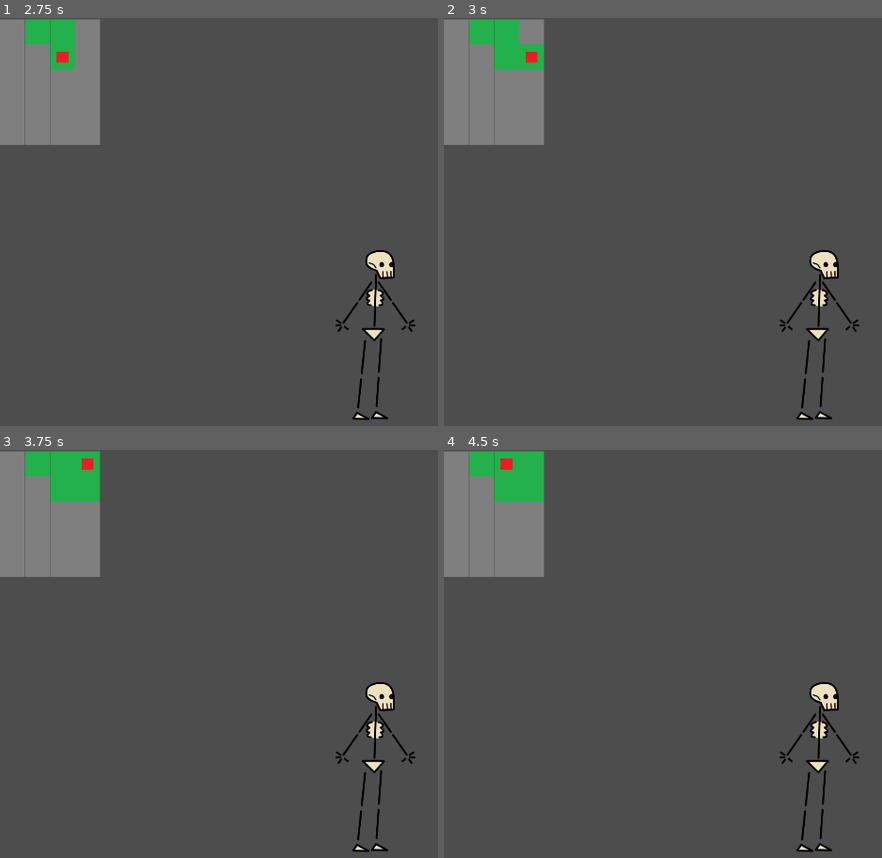
Above: before the commit, frames 1-4 (two rows, left to right).
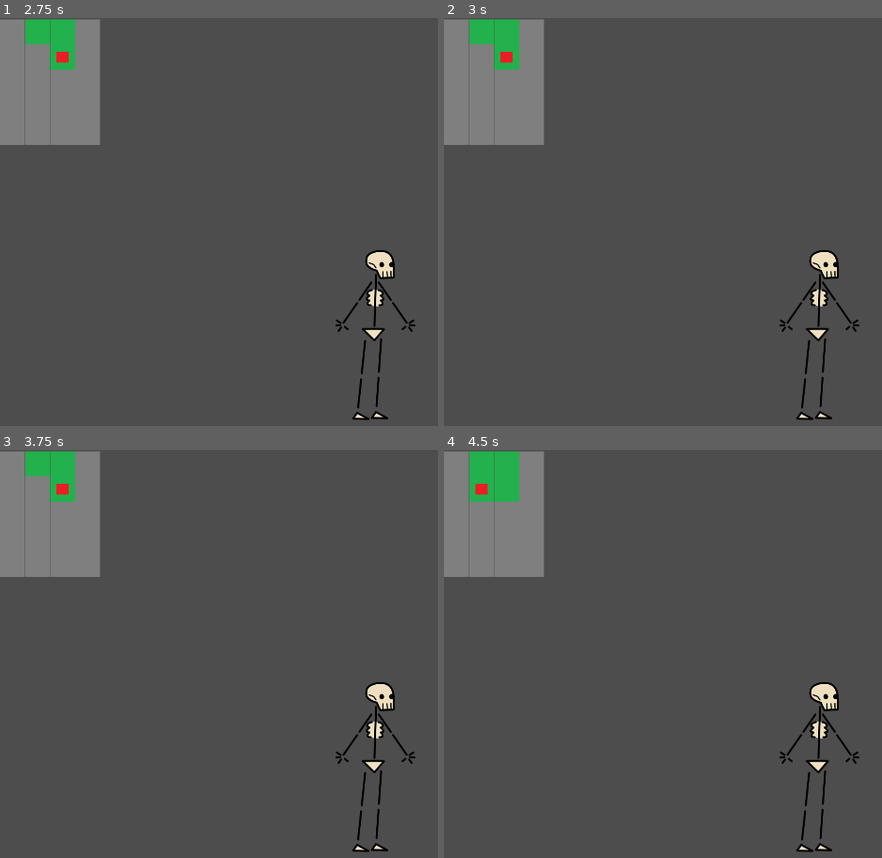
Above: after the commit, the same moments.

Repository: SonSku/CriticalFailureOr1Place
Game: Godot game, scene res://Scenes/intro.tscn
Same seed, same stepped clock (60 frames per second), same inputs: the game is played once before the commit and once after it.
Inputs:
- Up to frame 1 (2.75 s): click "Graj" at 0.5 s; tap Enter at 1.25 s; hold D (move_right) 1.28-2.03 s; tap Space at 2 s; hold S (move_down) from 2.03 s (still down)
- Up to frame 2 (3 s): tap Enter at 2.75 s; release S (move_down) at 2.78 s; hold D (move_right) from 2.78 s (still down)
- Up to frame 3 (3.75 s): tap Space at 3.5 s; release D (move_right) at 3.53 s; hold W (move_up) from 3.53 s (still down)
- Up to frame 4 (4.5 s): tap Enter at 4.25 s; release W (move_up) at 4.28 s; hold A (move_left) from 4.28 s (still down)

Frame 1 is identical in both runs. In frame 2, 0.4% of the frame differs, in the area x 12-23%, y 6-13%; in frame 3, 0.8%; in frame 4, 1.1%, in the area x 5-23%, y 0-13%.

Commit message:
WORKING ASTROBOT

Diff:
--- a/placeholder/Scenes/one_line_puzzle.tscn
+++ b/placeholder/Scenes/one_line_puzzle.tscn
@@ -1,11 +1,9 @@
-[gd_scene load_steps=9 format=3 uid="uid://4gfwhd0oqjeu"]
-
-[ext_resource type="Script" path="res://Scripts/00.gd" id="1_ffcuw"]
+[gd_scene load_steps=7 format=3 uid="uid://4gfwhd0oqjeu"]
+
 [ext_resource type="Texture2D" uid="uid://hbjclxxwy6p1" path="res://Assets/grey.png" id="1_hqmvy"]
 [ext_resource type="Script" path="res://Scripts/one_line_puzzle.gd" id="1_mi0xr"]
 [ext_resource type="Texture2D" uid="uid://ffsv4d84blch" path="res://Assets/red.png" id="2_gd6ok"]
 [ext_resource type="Script" path="res://Scripts/robot.gd" id="2_q7uow"]
-[ext_resource type="Script" path="res://Scripts/43.gd" id="2_xbovr"]
 
 [sub_resource type="RectangleShape2D" id="RectangleShape2D_i0l43"]
 size = Vector2(64, 64)
@@ -17,7 +15,6 @@
 script = ExtResource("1_mi0xr")
 
 [node name="00" type="Area2D" parent="."]
-script = ExtResource("1_ffcuw")
 
 [node name="CollisionShape2D" type="CollisionShape2D" parent="00"]
 position = Vector2(32, 32)
@@ -246,7 +243,6 @@
 
 [node name="43" type="Area2D" parent="."]
 position = Vector2(192, 256)
-script = ExtResource("2_xbovr")
 
 [node name="CollisionShape2D" type="CollisionShape2D" parent="43"]
 position = Vector2(32, 32)
@@ -271,4 +267,3 @@
 shape = SubResource("RectangleShape2D_sfrj0")
 
 [connection signal="body_entered" from="00" to="00" method="_on_body_entered"]
-[connection signal="body_entered" from="43" to="43" method="_on_body_entered"]
--- a/placeholder/Scripts/00.gd
+++ /dev/null
@@ -1,6 +0,0 @@
-extends Area2D
-
-
-
-func _on_body_entered(body: Node2D) -> void:
-	print(self)
--- a/placeholder/Scripts/43.gd
+++ /dev/null
@@ -1,5 +0,0 @@
-extends Area2D
-
-func _on_body_entered(body: Node2D) -> void:
-	print(self)
-	print("SIEMA")
--- a/placeholder/Scripts/one_line_puzzle.gd
+++ b/placeholder/Scripts/one_line_puzzle.gd
@@ -3,12 +3,13 @@
 var tablica_2d
 var robot_x = 1
 var robot_y = 0
+var field_counter = 0
 
 func _ready():
 	tablica_2d = []
 	tablica_2d.append([-1, 0, 0, 0, -1])
-	tablica_2d.append([0, 0, 0, 0, 0])
-	tablica_2d.append([0, 0, 0, 0, 0])
+	tablica_2d.append([0, 0, -1, 0, 0])
+	tablica_2d.append([0, 0, 2, 0, 0])
 	tablica_2d.append([-1, -1, 0, 0, -1])
 	print(tablica_2d)
 
@@ -17,14 +18,18 @@
 			dziecko.connect("body_entered", _on_area2d_body_entered.bind(dziecko))
 
 func _on_area2d_body_entered(cialo, pole):
-	print("Kolizja! Area2D:", str(cialo), "skolidowało z:", pole)
+	field_counter+=1
 	var ids = pole.name.split("")
 	robot_x = int(ids[1])
 	robot_y = int(ids[0])
-	tablica_2d[int(ids[1])][int(ids[0])] = 1
+	if tablica_2d[int(ids[1])][int(ids[0])] == 0:
+		tablica_2d[int(ids[1])][int(ids[0])] = 1
 	var new_texture = preload("res://Assets/green.png")
 	pole.get_node("Sprite2D").texture = new_texture
-
+	if tablica_2d[int(ids[1])][int(ids[0])] == 2 and field_counter == 14:
+		print("YOU WON")
+	elif tablica_2d[int(ids[1])][int(ids[0])] != 2 and field_counter == 14:
+		print("HAHA YOU LOST!")
 
 # Called every frame. 'delta' is the elapsed time since the previous frame.
 func _process(delta: float) -> void:
--- a/placeholder/Scripts/robot.gd
+++ b/placeholder/Scripts/robot.gd
@@ -17,16 +17,23 @@
 	if Input.is_action_just_pressed("move_up"):  # Użyj akcji zamiast klawiszy
 		if get_parent().robot_y != 0:
 			var temp_y_pos = get_parent().robot_y-1
-			robot.position.y -= 64
+			if get_parent().tablica_2d[get_parent().robot_x][temp_y_pos] == 0 or get_parent().tablica_2d[get_parent().robot_x][temp_y_pos] ==2:
+				robot.position.y -= 64
 	elif Input.is_action_just_pressed("move_down"):
 		if get_parent().robot_y != 4:
-			robot.position.y += 64
+			var temp_y_pos = get_parent().robot_y+1
+			if get_parent().tablica_2d[get_parent().robot_x][temp_y_pos] == 0 or get_parent().tablica_2d[get_parent().robot_x][temp_y_pos] == 2:
+				robot.position.y += 64
 	elif Input.is_action_just_pressed("move_left"):
 		if get_parent().robot_x != 0:
-			robot.position.x -= 64
+			var temp_x_pos = get_parent().robot_x-1
+			if get_parent().tablica_2d[temp_x_pos][get_parent().robot_y] == 0 or get_parent().tablica_2d[temp_x_pos][get_parent().robot_y]  == 2:
+				robot.position.x -= 64
 	elif Input.is_action_just_pressed("move_right"):
 		if get_parent().robot_x != 3:
-			robot.position.x += 64
+			var temp_x_pos = get_parent().robot_x+1
+			if get_parent().tablica_2d[temp_x_pos][get_parent().robot_y] == 0 or get_parent().tablica_2d[temp_x_pos][get_parent().robot_y] == 2:
+				robot.position.x += 64
 
 
 
